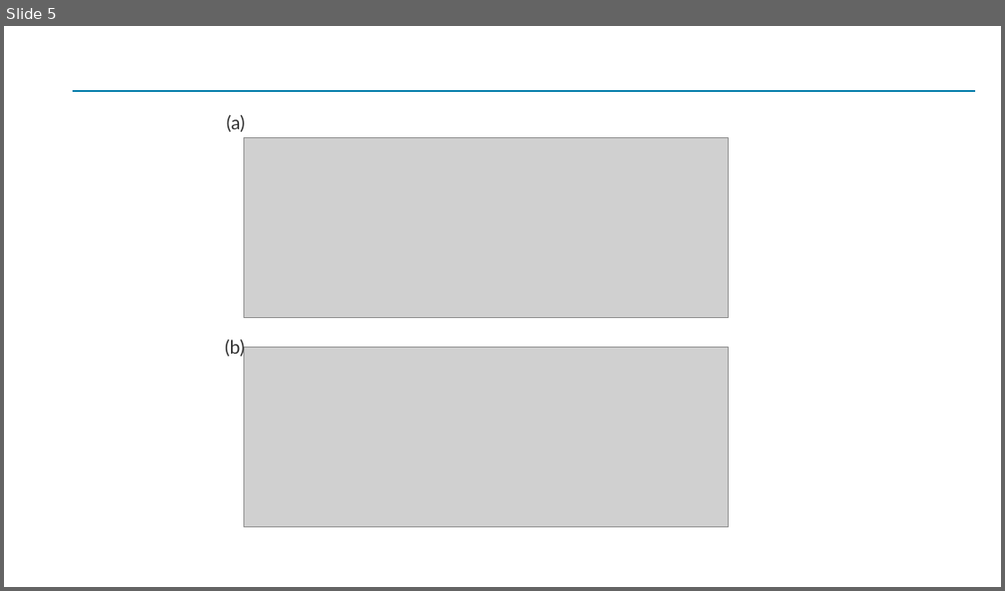
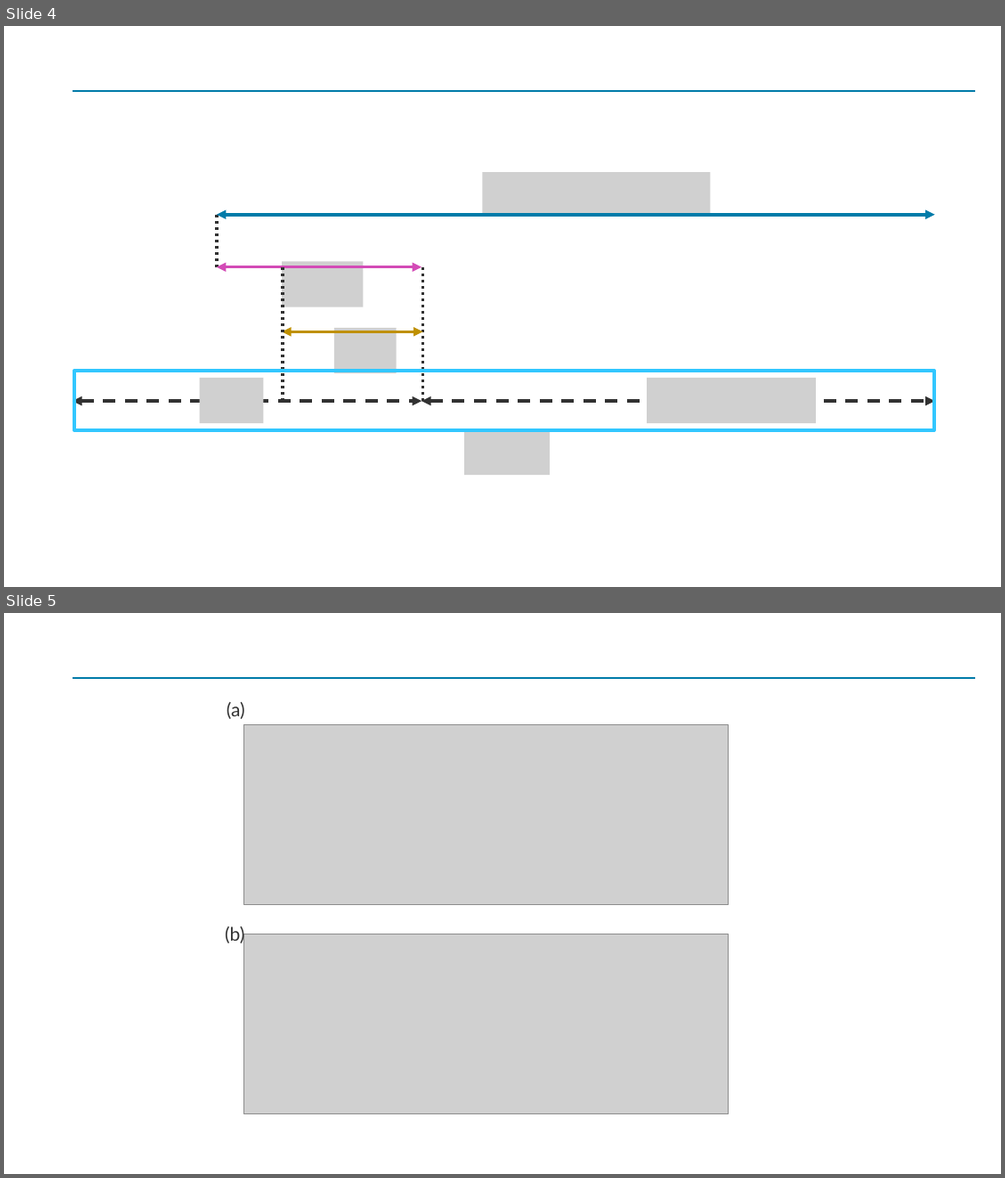
Before and after one commit to Yoshiaki-Harada/Resarch, a slide deck: Paper/master-thesis/src/img/chapter-2/図.pptx. Shown one above the other, each under a label of ours: slide 5 before the commit, slides 4 and 5 after it. The pictures are 1005x591 and 1005x1178 pixels, drawn with LibreOffice and Linux fonts; fonts in the diff are those of the drawing; grey boxes stand for pictures. Boxes give left, top, right and bottom in pixels: in the first picture for what was removed or moved away, otherwise in the second. Text is boxed around its words. In the diff, an @@ line names an element or a change of style, - is before the commit and + after.

```diff
--- a/Paper/master-thesis/src/img/chapter-2/図.pptx
+++ b/Paper/master-thesis/src/img/chapter-2/図.pptx
@@ slide 4 added at [4,26,1001,587], background #FFFFFF; not listed: 1 template element that a slide beside it also shows @@
@@ picture added at [483,172,711,215] @@
@@ line added from (217, 215) to (217, 267), #323232 3 pt dashed @@
@@ double arrow added from (217, 215) to (935, 215), #007BA9 3 pt @@
@@ picture added at [283,262,364,307] @@
@@ double arrow added from (217, 267) to (421, 267), #D34BB6 3 pt @@
@@ line added from (283, 267) to (283, 401), #323232 3 pt dashed @@
@@ line added from (423, 267) to (423, 401), #323232 3 pt dashed @@
@@ double arrow added from (283, 332) to (423, 332), #BF9000 3 pt @@
@@ picture added at [334,328,396,373] @@
@@ rectangle added at [74,370,934,431], outline #32C7FF 3 pt @@
@@ picture added at [199,378,263,423] @@
@@ picture added at [647,378,816,423] @@
@@ double arrow added from (73, 401) to (421, 401), #323232 3 pt dashed @@
@@ double arrow added from (421, 401) to (935, 401), #323232 3 pt dashed @@
@@ picture added at [465,432,550,475] @@
```
Also in this commit, not shown: 1 slide changed, 3 other slides added, 4 slides removed, 3 other files.
